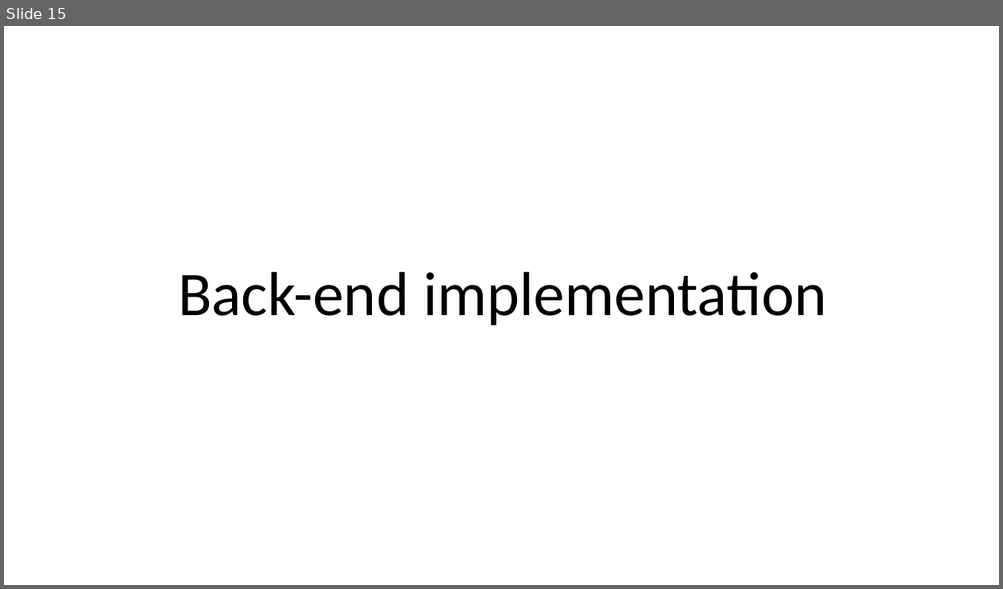
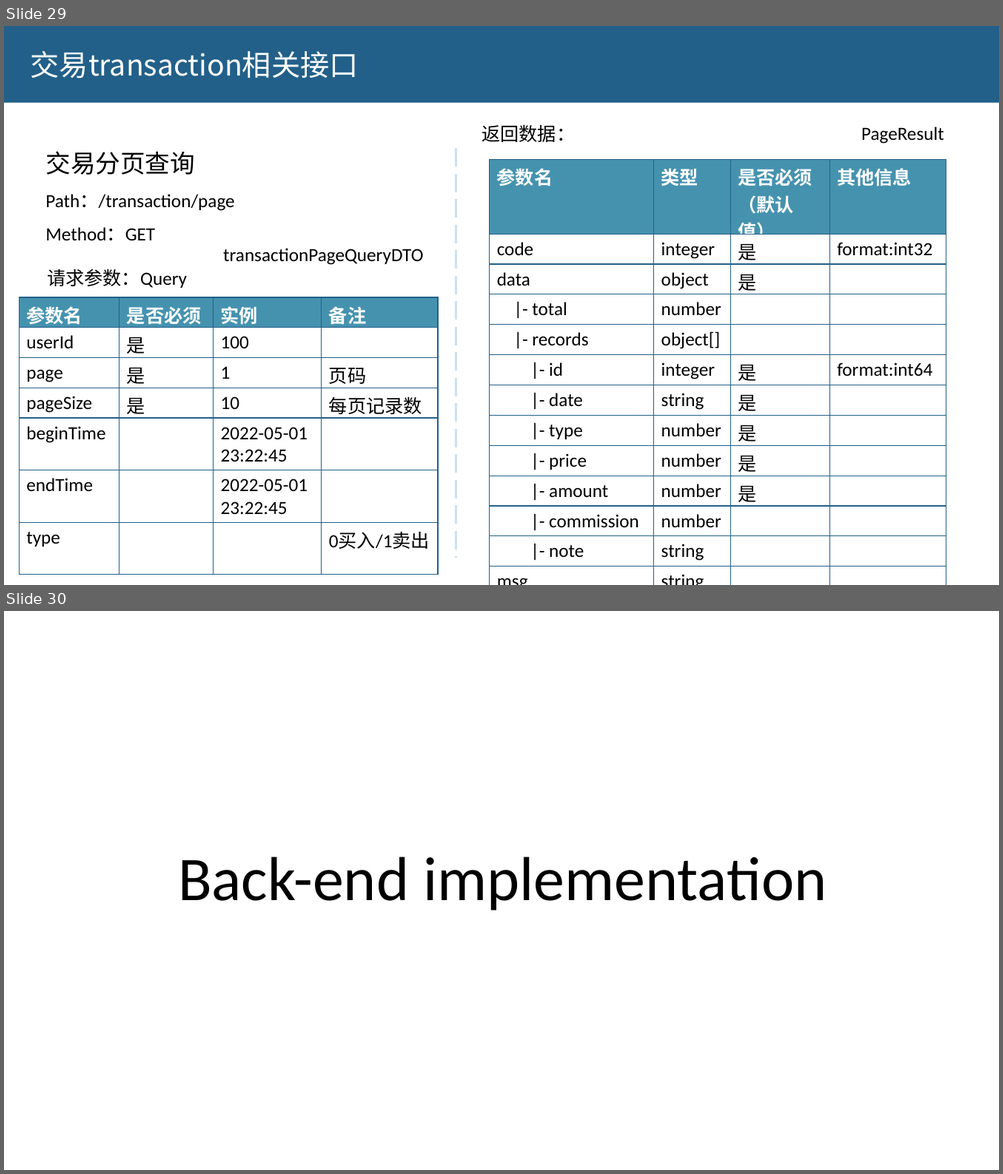
Before and after one commit to 7000qwq/gold, a slide deck: design.pptx. Shown one above the other, each under a label of ours: slide 15 before the commit, slides 29 and 30 after it. The pictures are 1003x589 and 1003x1174 pixels, drawn with LibreOffice and Linux fonts; fonts in the diff are those of the drawing. Boxes give left, top, right and bottom in pixels: in the first picture for what was removed or moved away, otherwise in the second. Text is boxed around its words. In the diff, an @@ line names an element or a change of style, - is before the commit and + after.

Commit message:
finish interface and data-class design

```diff
--- a/design.pptx
+++ b/design.pptx
@@ slide 29 added at bbox=[4, 26, 999, 585], background #FFFFFF @@
@@ rectangle added at bbox=[4, 26, 999, 103], fill #226089 @@
@@ text added at bbox=[31, 51, 358, 79], 28 pt, text #FFFFFF @@
+交易transaction相关接口
@@ text added at bbox=[481, 124, 575, 142], 18 pt, text #000000 @@
+返回数据：
@@ text added at bbox=[861, 127, 944, 144], 18 pt, text #000000 @@
+PageResult
@@ text added at bbox=[45, 151, 234, 241], 18 pt, text #000000 @@
+交易分页查询
+Path：/transaction/page
+Method：GET
@@ line added from (456, 148) to (456, 559), #C9E1F2 2.25 pt dashed @@
@@ table added at bbox=[489, 159, 945, 575], 13 rows, 4 columns @@
+参数名 | 类型 | 是否必须（默认值） | 其他信息
+code | integer | 是 | format:int32
+data | object | 是 | 
+|- total | number |  | 
+|- records | object[] |  | 
+|- id | integer | 是 | format:int64
+|- date | string | 是 | 
+|- type | number | 是 | 
+|- price | number | 是 | 
+|- amount | number | 是 | 
+|- commission | number |  | 
+|- note | string |  | 
+msg | string |  | 
@@ text added at bbox=[47, 269, 187, 288], 18 pt, text #000000 @@
+请求参数：Query
@@ text added at bbox=[223, 248, 423, 265], 18 pt, text #000000 @@
+transactionPageQueryDTO
@@ table added at bbox=[19, 298, 438, 553], 7 rows, 4 columns @@
+参数名 | 是否必须 | 实例 | 备注
+userId | 是 | 100 | 
+page | 是 | 1 | 页码
+pageSize | 是 | 10 | 每页记录数
+beginTime |  | 2022-05-01 23:22:45 | 
+endTime |  | 2022-05-01 23:22:45 | 
+type |  |  | 0买入/1卖出
@@ what was slide 15 is now slide 30 @@
```
Also in this commit, not shown: 4 slides changed, 15 other slides added, 5 other files.
